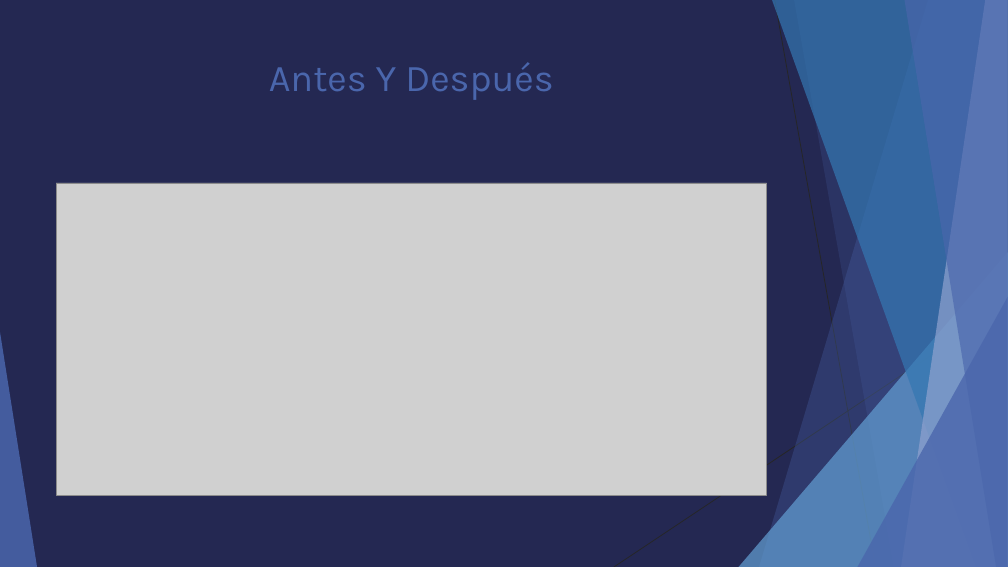
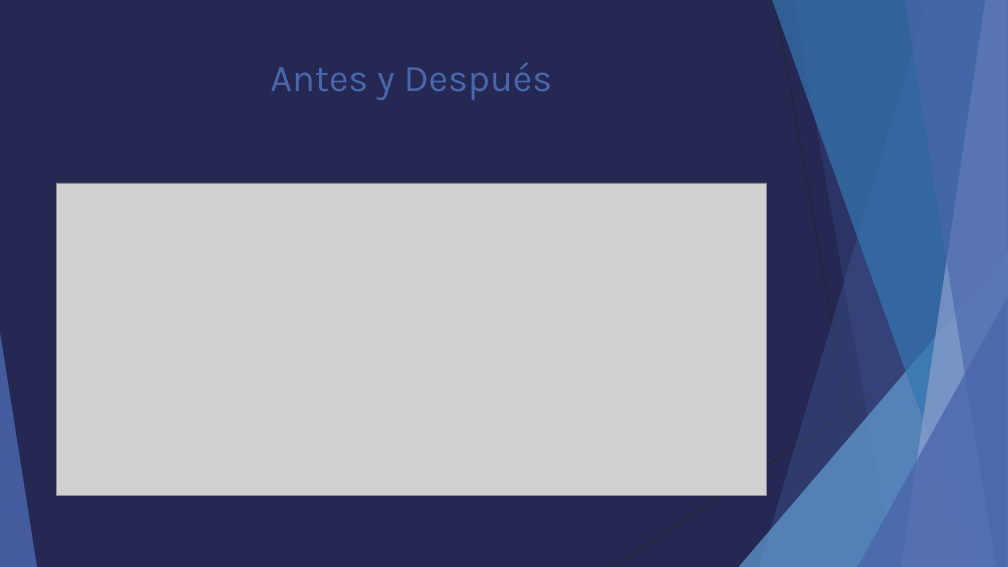
Before and after one commit to HectorKazuto/Videojuego, a slide deck: slide 3 of Proyecto/Python.pptx (slide 2 before the commit). Drawn at 1008x567 pixels with LibreOffice and Linux fonts; fonts in the diff are those of the drawing; grey boxes stand for pictures. Boxes give left, top, right and bottom in pixels: in the first picture for what was removed or moved away, otherwise in the second. Text is boxed around its words. In the diff, an @@ line names an element or a change of style, - is before the commit and + after.

```diff
--- a/Proyecto/Python.pptx
+++ b/Proyecto/Python.pptx
@@ title at box(270, 62, 552, 100): text changed @@
-Antes Y Después
+Antes y Después
```
Also in this commit, not shown: 7 other slides changed, 3 slides added.
